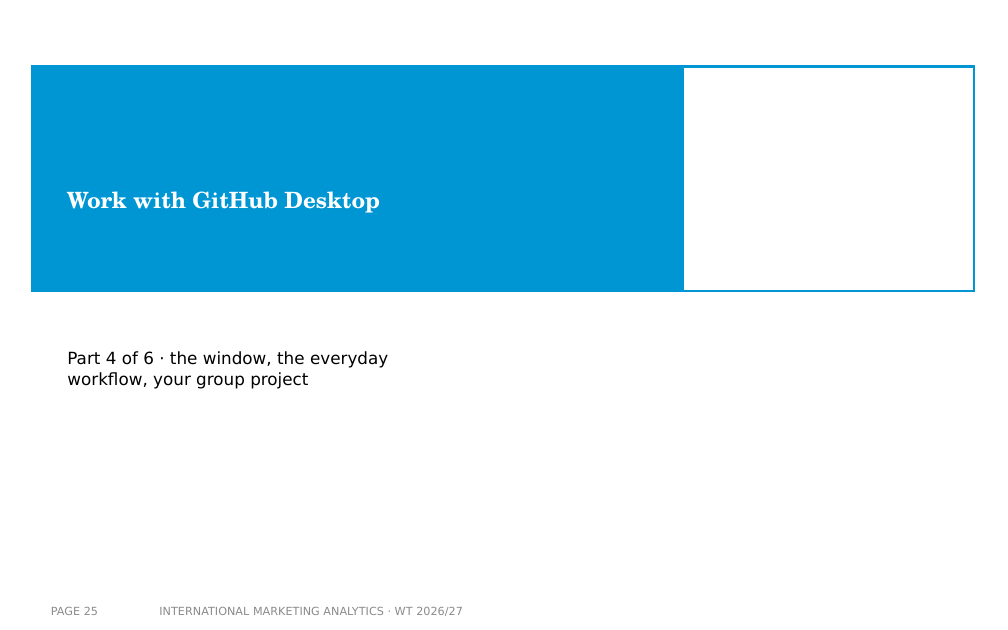
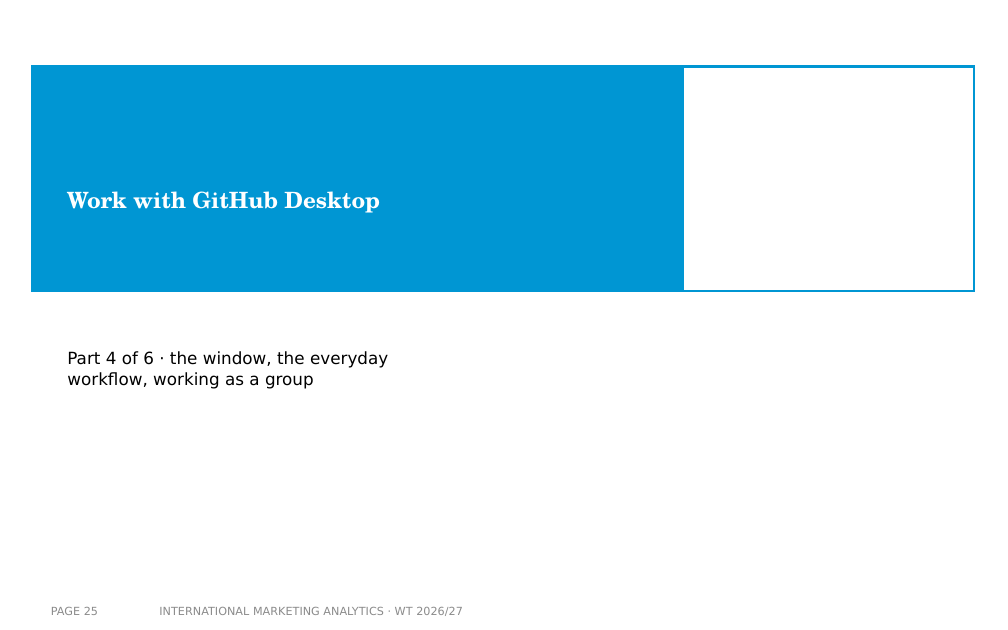
Before and after one commit to arnefloh-wu/International-Marketing-Analytics, a slide deck: slide 25 of slides/01a_setup-and-registration_WT26-27.pptx. Drawn at 1008x630 pixels with LibreOffice and Linux fonts; fonts in the diff are those of the drawing; background and template pictures are left out. Boxes give left, top, right and bottom in pixels: in the first picture for what was removed or moved away, otherwise in the second. Text is boxed around its words. In the diff, an @@ line names an element or a change of style, - is before the commit and + after.

```diff
--- a/slides/01a_setup-and-registration_WT26-27.pptx
+++ b/slides/01a_setup-and-registration_WT26-27.pptx
@@ text at box(67, 351, 388, 389): text changed @@
-Part 4 of 6 · the window, the everyday workflow, your group project
+Part 4 of 6 · the window, the everyday workflow, working as a group
```
Also in this commit, not shown: 8 other slides changed, 4 other files.
